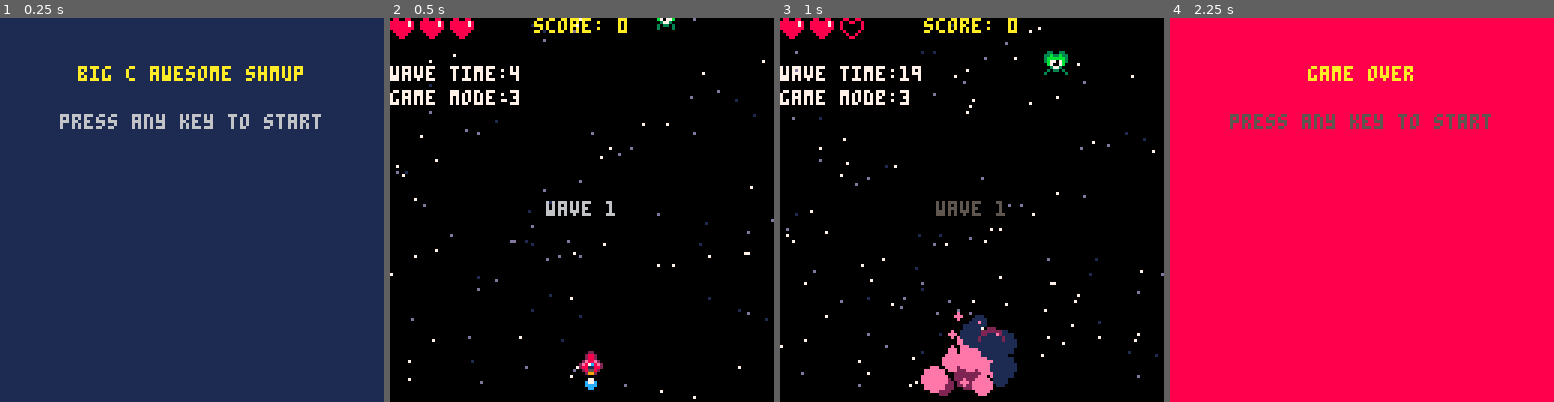
Above: before the commit, frames 1-4 (left to right).
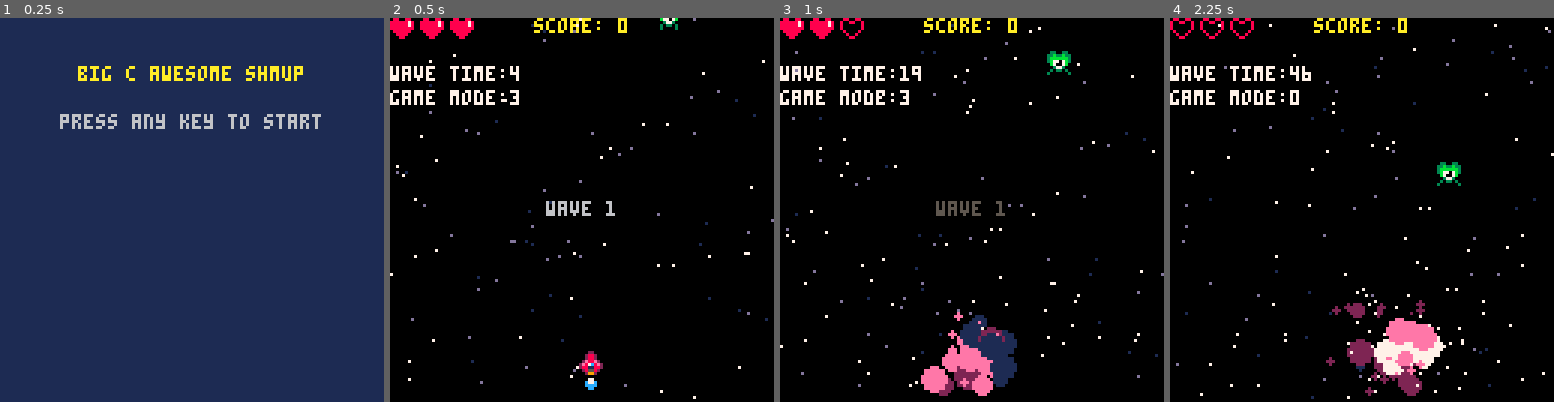
Above: after the commit, the same moments.

Repository: nascimento-cesar/pico-kombat-2
Game: PICO-8 cartridge shmup/shmup.p8
Two runs of this game, one before a commit and one after it. Both use one fixed random seed, a clock stepped at 60 frames per second and the inputs below.
Inputs:
- Up to frame 1 (0.25 s): no input
- Up to frame 2 (0.5 s): tap X (X key) at 0.33 s
- Up to frame 3 (1 s): tap O (Z key) at 0.7 s
- Up to frame 4 (2.25 s): tap X (X key) at 1.07, 1.85 s; hold Right 1.6-2.1 s; tap O (Z key) at 1.7, 2.1 s; hold Up from 2.15 s (still down)

Frame 1 is identical in both runs. In frame 2, 0.1% of the frame differs, in the area x 69-75%, y 0-4%; in frame 3, 0.3%; in frame 4, 100%, in the area x 0-100%, y 0-100%.

Commit message:
feat(shmup): add more enemies

Diff:
--- a/shmup/draw.lua
+++ b/shmup/draw.lua
@@ -72,6 +72,10 @@
 end
 
 function draw_ship()
+  if lives <= 0 then
+    return
+  end
+
   if invincibility_frames > 0 then
     if sin(invincibility_frames / 5) < 0 then
       spr(ship.sprite, ship.x, ship.y)
@@ -136,7 +140,9 @@
 
 function draw_enemies()
   for enemy in all(enemies) do
-    if enemy.sprite_i >= #sprites.enemy then
+    local sprite = sprites.enemies[enemy.type]
+
+    if enemy.sprite_i >= #sprite.i then
       enemy.sprite_i = 1
     else
       local animation_speed = .1
@@ -151,7 +157,7 @@
       end
     end
 
-    spr(sprites.enemy[flr(enemy.sprite_i)], enemy.x, enemy.y)
+    spr(sprite.i[flr(enemy.sprite_i)], enemy.x, enemy.y, sprite.size, sprite.size)
     pal()
   end
 end
--- a/shmup/init.lua
+++ b/shmup/init.lua
@@ -24,10 +24,12 @@
   initial_x = flr(map_w / 2)
   initial_y = map_h - tile_h * 2
   invincibility_frames = 0
-  current_wave = 1
+  current_wave = 0
   wave_time = 0
-  max_waves = 3
+  max_waves = 4
   default_wave_time = 45
+  default_game_over_delay = 30
+  game_over_delay = default_game_over_delay
   start_button_released = false
   modes = {
     game = 0,
@@ -35,6 +37,12 @@
     over = 2,
     wave = 3,
     victory = 4
+  }
+  enemy_types = {
+    green_alien = "green_alien",
+    flaming_guy = "flaming_guy",
+    spinning_ship = "spinning_ship",
+    boss = "boss"
   }
   current_mode = modes.start
   game_title = "big c awesome shmup"
@@ -56,7 +64,12 @@
       default = 16
     },
     thruster = { 4, 5, 4, 6, 4 },
-    enemy = { 17, 18, 17, 19, 17 },
+    enemies = {
+      [enemy_types.green_alien] = { size = 1, i = { 17, 18, 17, 19, 17 } },
+      [enemy_types.flaming_guy] = { size = 1, i = { 148, 149, 148 } },
+      [enemy_types.spinning_ship] = { size = 1, i = { 184, 185, 186, 187, 184 } },
+      [enemy_types.boss] = { size = 2, i = { 208, 210, 208 } }
+    },
     lives = {
       default = 7,
       empty = 8
@@ -105,17 +118,8 @@
   end
 end
 
-function set_enemies()
+function set_enemies(type)
   enemies = {}
-  local new_enemy = {
-    sprite_i = 1,
-    x = flr(rnd(128 - tile_w)),
-    y = -tile_h,
-    points = 100,
-    flashing_speed = 0,
-    hp = 2
-  }
-  add(enemies, new_enemy)
 end
 
 -- function set_explosions()
--- a/shmup/update.lua
+++ b/shmup/update.lua
@@ -20,6 +20,7 @@
   animate_starfield()
   handle_game_over()
   handle_enemy_collision()
+  handle_wave_end()
 end
 
 function update_start()
@@ -47,6 +48,11 @@
   if handle_start_button_pressed() then
     current_mode = modes.start
   end
+end
+
+function start_game()
+  _init()
+  start_next_wave()
 end
 
 function handle_ship_controls()
@@ -84,6 +90,10 @@
 end
 
 function handle_firing()
+  if lives <= 0 then
+    return
+  end
+
   if btn(❎) then
     if bullet_cooldown <= 0 then
       sfx(sounds.fire)
@@ -123,10 +133,6 @@
           create_particle(enemy, particle_palletes.enemy)
           del(enemies, enemy)
           score += enemy.points
-
-          if #enemies == 0 then
-            start_next_wave()
-          end
         end
       end
     end
@@ -141,7 +147,16 @@
   if current_wave <= max_waves then
     current_mode = modes.wave
     wave_time = 0
-    set_enemies()
+
+    if current_wave == 1 then
+      add_enemy()
+    elseif current_wave == 2 then
+      add_enemy(enemy_types.flaming_guy)
+    elseif current_wave == 3 then
+      add_enemy(enemy_types.spinning_ship)
+    else
+      add_enemy(enemy_types.boss)
+    end
   else
     current_mode = modes.victory
   end
@@ -252,8 +267,13 @@
 end
 
 function handle_game_over()
-  if lives == 0 then
-    current_mode = modes.over
+  if lives <= 0 then
+    if game_over_delay <= 0 then
+      current_mode = modes.over
+      game_over_delay = default_game_over_delay
+    else
+      game_over_delay -= 1
+    end
   end
 end
 
@@ -292,3 +312,22 @@
 
   return false
 end
+
+function handle_wave_end()
+  if #enemies == 0 then
+    start_next_wave()
+  end
+end
+
+function add_enemy(type)
+  local new_enemy = {
+    type = type or enemy_types.green_alien,
+    sprite_i = 1,
+    x = flr(rnd(128 - tile_w)),
+    y = -tile_h,
+    points = 100,
+    flashing_speed = 0,
+    hp = 2
+  }
+  add(enemies, new_enemy)
+end
--- a/shmup/utils.lua
+++ b/shmup/utils.lua
@@ -30,11 +30,6 @@
   return current_mode == modes.victory
 end
 
-function start_game()
-  _init()
-  current_mode = modes.wave
-end
-
 function random_axis()
   return flr(rnd(128))
 end
Not shown, changed: 143 lines of the sprite sheet (__gfx__) section of shmup/shmup.p8
Not shown, changed: the sound effects (__sfx__) section of shmup/shmup.p8
